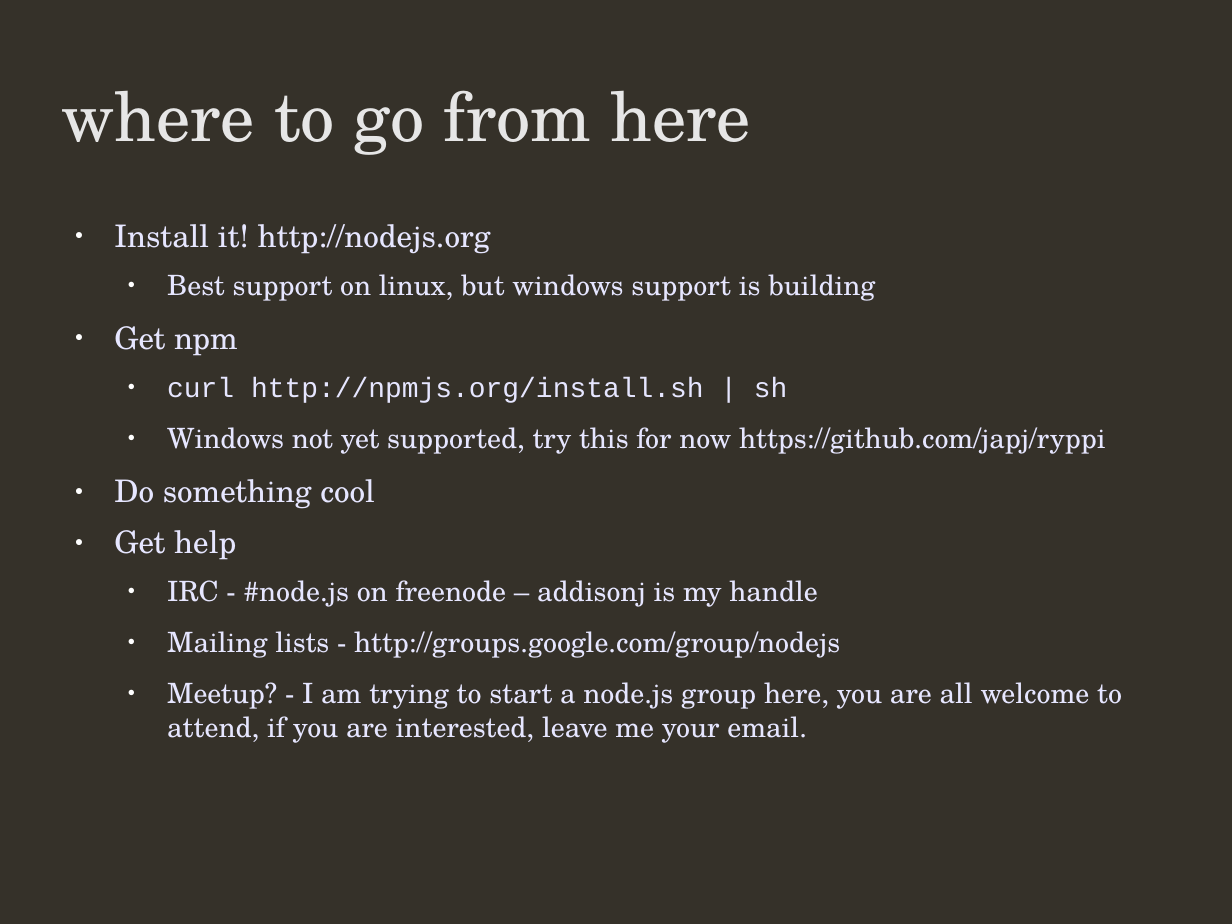
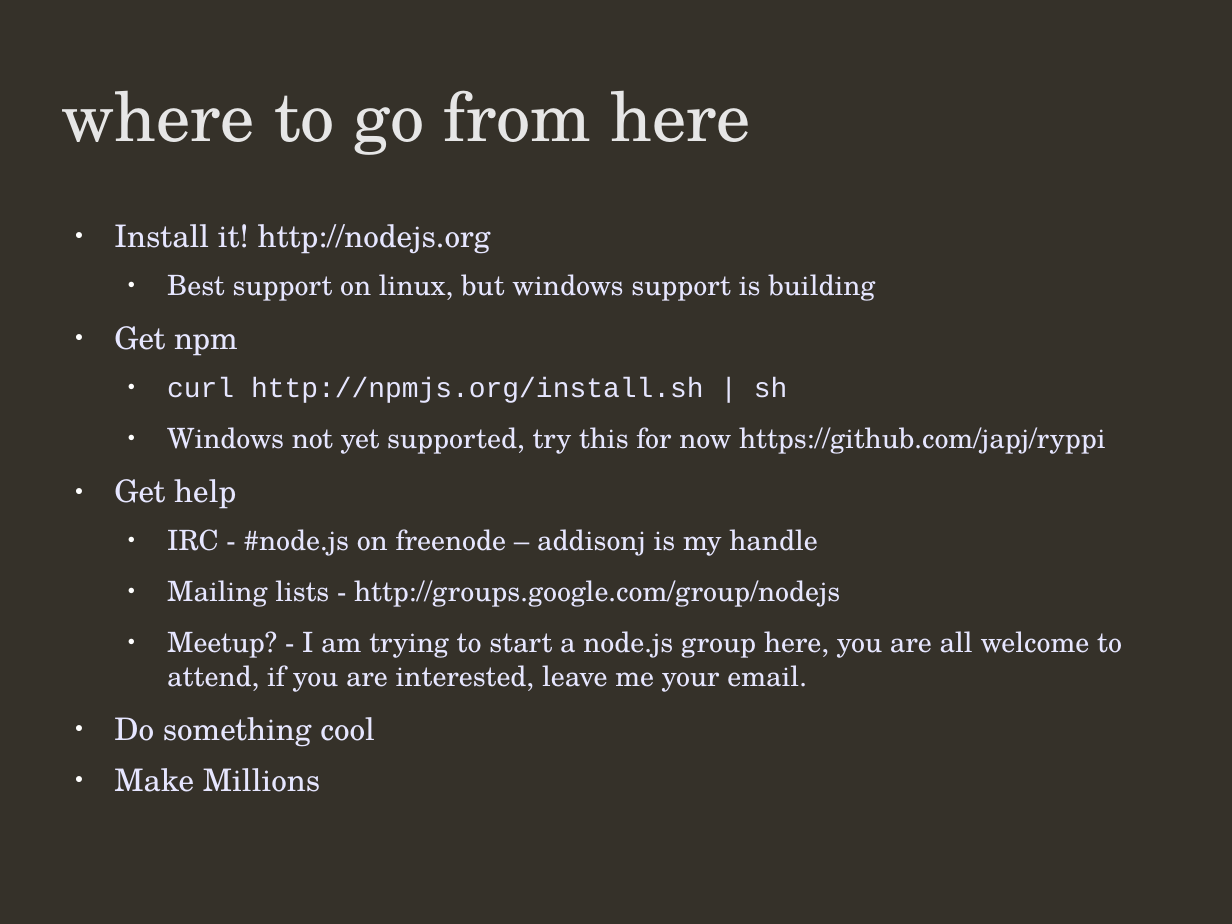
Before and after one commit to addisonj/presentation, a slide deck: slide 14 of presentation.odp (slide 12 before the commit). Drawn at 1232x924 pixels with LibreOffice and Linux fonts; fonts in the diff are those of the drawing; background and template pictures are left out. Boxes give left, top, right and bottom in pixels: in the first picture for what was removed or moved away, otherwise in the second. Text is boxed around its words. In the diff, an @@ line names an element or a change of style, - is before the commit and + after.

```diff
--- a/presentation.odp
+++ b/presentation.odp
@@ text at [114, 479, 375, 509]: paragraph removed @@
-● Do something cool
@@ text at [114, 717, 375, 792]: paragraphs added @@
+● Do something cool
+● Make Millions
```
Also in this commit, not shown: 3 other files.
